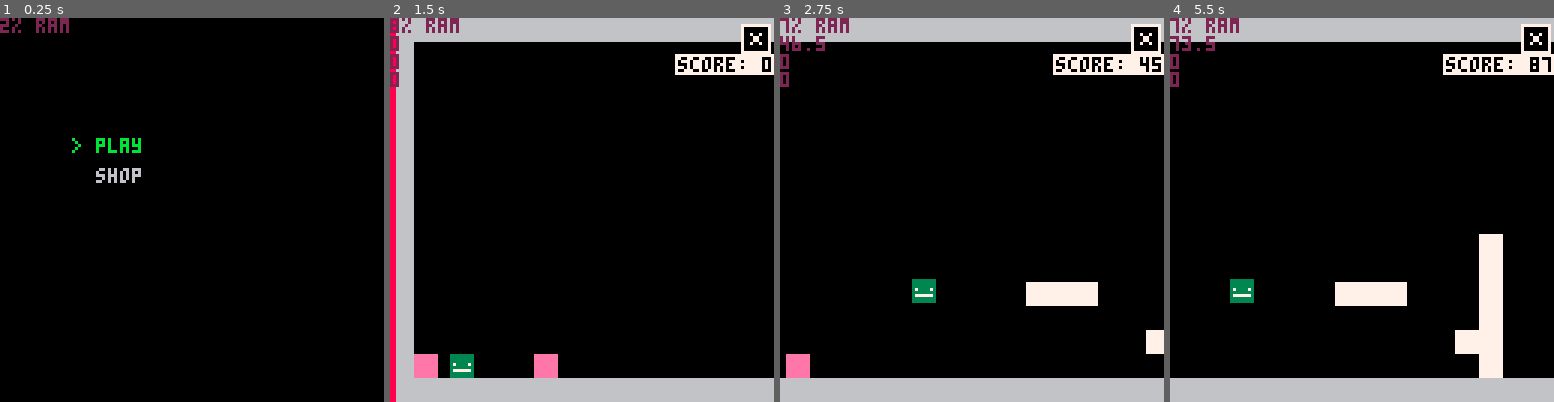
Above: before the commit, frames 1-4 (left to right).
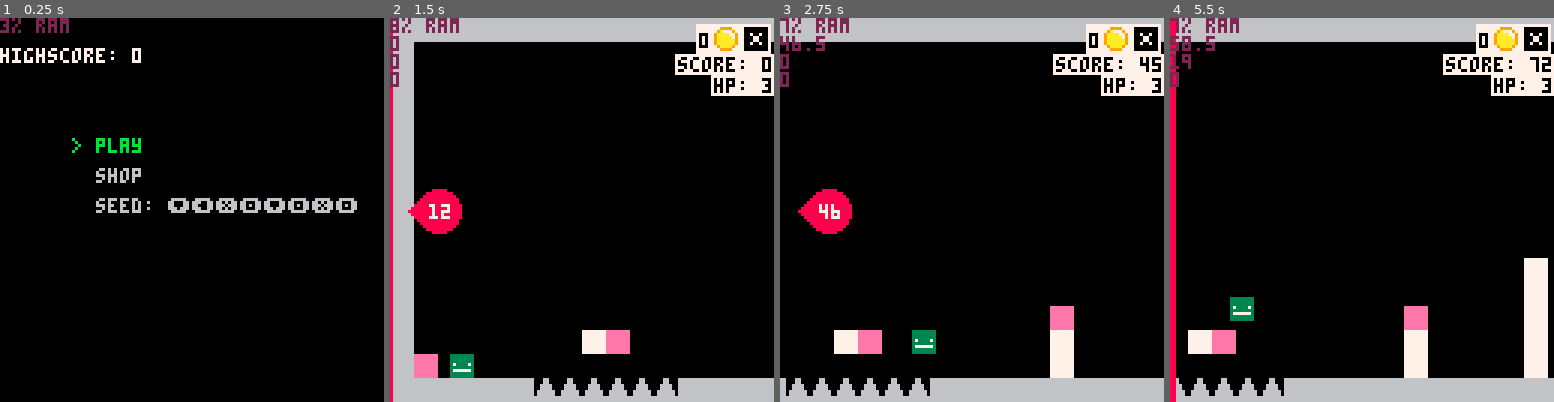
Above: after the commit, the same moments.

Repository: Bakawy/Pico_Games
Game: PICO-8 cartridge jump_game.p8
Two runs of this game, one before a commit and one after it. Both use one fixed random seed, a clock stepped at 60 frames per second and the inputs below.
Inputs:
- Up to frame 1 (0.25 s): no input
- Up to frame 2 (1.5 s): tap X (X key) at 0.33, 1.07 s; tap O (Z key) at 0.7 s
- Up to frame 3 (2.75 s): hold Right 1.6-2.1 s; tap O (Z key) at 1.7, 2.1, 2.5 s; tap X (X key) at 1.85 s; hold Up 2.15-2.42 s; hold Right from 2.47 s (still down)
- Up to frame 4 (5.5 s): tap O (Z key) every 0.4 s from 2.9 to 5.3 s; tap X (X key) at 2.97, 4.08, 5.2 s; release Right at 3.03 s; hold Left 3.08-3.58 s; hold Down 3.63-3.97 s; hold Right 4.02-4.68 s; hold Up 4.73-5.03 s; hold Left from 5.08 s (still down)

The runs differ from the first frame. In frame 1, 2.1% of the frame differs, in the area x 0-93%, y 1-51%; in frame 2, 5.5%; in frame 3, 8.2%; in frame 4, 12%, in the area x 0-100%, y 0-100%.

Commit message:
more stuff

Diff:
--- a/jump_game.p8
+++ b/jump_game.p8
@@ -2,7 +2,7 @@
 version 42
 __lua__
 --[[ core functions
-Sprite flags
+Sprite flags ⬅️⬆️⬇️➡️🅾️❎
 0 - solid
 1 - grabbable
 2 - unbreakable
@@ -11,7 +11,9 @@
 5 - block tile place
 Game States
 0 - main menu
-1 - game⬆️
+1 - game
+Cart Data
+0 - highscore
 ]]
 #include scripts/jump_game/helper.lua
 #include scripts/jump_game/game.lua
@@ -219,7 +221,7 @@
 
 
 __gff__
-000000000000000000000000000000000303030303030303030303000000000000000000000000000000000000000000090d3c0d3434343424240d000000000000000000000000000000000000000000000000000000000000000000000000000300000000000000000000000000000000000000000000000000000000000000
+000000000000000000000000000000000303030303030303030303030300000000000000000000000000000000000000090d2c0d3c3c34342c2c0d000000000000000000000000000000000000000000000000000000000000000000000000000300000000000000000000000000000000000000000000000000000000000000
 0000000000000000000000000000000000000000000000000000000000000000000000000000000000000000000000000000000000000000000000000000000000000000000000000000000000000000000000000000000000000000000000000000000000000000000000000000000000000000000000000000000000000000
 __map__
 0000000000000000000000000000000000000000000000000000000000000000000000000000000000000000000000000000000000000000000000000000000000000000000000000000000000000000000000000000000000000000000000000000000000000000000000000000000000000000000000000000000000000000
@@ -238,7 +240,7 @@
 0000000000000000000000000000000000000000000000000000000000000000000000000000000000000000000000000000000000000000000000000000000000000000000000000000000000000000000000000000000000000000000000000000000000000000000000000000000000000000000000000000000000000000
 0000000000000000000000000000000000000000000000000000000000000000000000000000000000000000000000000000000000000000000000000000000000000000000000000000000000000000000000000000000000000000000000000000000000000000000000000000000000000000000000000000000000000000
 0000000000000000000000000000000000000000000000000000000000000000000000000000000000000000000000000000000000000000000000000000000000000000000000000000000000000000000000000000000000000000000000000000000000000000000000000000000000000000000000000000000000000000
-3131313131313131313131313131313131313131313131313131313131313131313131313131313131313131313131313131313131313131313131313131313131313131313131313131000000000000000000000000000000000000000000000000000000000000000000000000000000000000000000000000000000000000
+3131313131313131313131313131313131313131313131313131313131313131313131313131313131313131313131313131313131313131313131313131313131313131000000000000000000000000000000000000000000000000000000000000000000000000000000000000000000000000000000000000000000000000
 0000000000000031310000000000000000000000000000313100000000000000000000000000000000000000000000000000000000000000000000000000000000000000000000000000000000000000000000000000000000000000000000000000000000000000000000000000000000000000000000000000000000000000
 0000000000000031310000000000000000000000000000313100000000000000000000000000000000000000000000000000000000000000000000000000000000000000000000000000000000000000000000000000000000000000000000000000000000000000000000000000000000000000000000000000000000000000
 0000000000000031313030003000300030303000303030313100000000000000000000000000000000000000000000000000000000000000000000000000000000000000000000000000000000000000000000000000000000000000000000000000000000000000000000000000000000000000000000000000000000000000
@@ -247,10 +249,10 @@
 0000000000000031310030003000300030003000300000313100000000000000000000000000000000000000000000000000000000000000000000000000000000000000000000000000000000000000000000000000000000000000000000000000000000000000000000000000000000000000000000000000000000000000
 0000000000000031313030003000300030303000300000313100000000000000000000000000000000000000000000000000000000000000000000000000000000000000000000000000000000000000000000000000000000000000000000000000000000000000000000000000000000000000000000000000000000000000
 0000000000000031310000000000000000000000000000313100000000000000000000000000000000000000000000000000000000000000000000000000000000000000000000000000000000000000000000000000000000000000000000000000000000000000000000000000000000000000000000000000000000000000
-0000000000000031310000000000000000000000000000313100000000000000000000000000000000000000000000000000000000000000000000000000000000003000000000000000000000000000000000000000000000000000000000000000000000000000000000000000000000000000000000000000000000000000
-0000000000000031310000000000000000000000000000313100000000000000000000300000000000000000000000000000000000000000000000000000000000003000000000000000000000000000000000000000000000000000000000000000000000000000000000000000000000000000000000000000000000000000
-0000000000000031310000000000000000000000000000313100000000000000000000300000000000000000000000000000000000000000000000003030300000003000000000000000000000000000000000000000000000000000000000000000000000000000000000000000000000000000000000000000000000000000
-0000000038390031310038390000000000000000000000313100000000000000300000300000000000000000000000000000000000000000000000000000000000003000000000000000000000000000000000000000000000000000000000000000000000000000000000000000000000000000000000000000000000000000
-0000000034350031310034350000000000000000000000313100000000000000300000300000000000303000000000000000000000000000000000000000000000303000000000000000000000000000000000000000000000000000000000000000000000000000000000000000000000000000000000000000000000000000
-0000000036370031310036370000000000000000000000313110000000700000300000307170000000000000000000717000100000717000000000000000000000003071700050000071000000000000000000000000000000000000000000000000000000000000000000000000000000000000000000000000000000000000
-3131313131313131313131313131313131313131313131313131313131313131313131313131313a3a3a3a3a3a3131313131313131313131313131313131313131313131313131313131000000000000000000000000000000000000000000000000000000000000000000000000000000000000000000000000000000000000
+0000000000000031310000000000000000000000000000313100000000000000000000000000000000000000000000000000000030000000000000000000000000000000000000000000000000000000000000000000000000000000000000000000000000000000000000000000000000000000000000000000000000000000
+0000000000000031310000000000000000000000000000313100000000000000000000300000000000000000000000000000000030000000000000000000000000000000000000000000000000000000000000000000000000000000000000000000000000000000000000000000000000000000000000000000000000000000
+0000000000000031310000000000000000000000000000313100000000000000000000300000000000000000000030303000000030000000000000000000000000000000000000000000000000000000000000000000000000000000000000000000000000000000000000000000000000000000000000000000000000000000
+0000000038390031310038390000000000000000000000313100000000003000000000300000000000000000000000000000000030000000000000000000000000003000000000000000000000000000000000000000000000000000000000000000000000000000000000000000000000000000000000000000000000000000
+0000000034350031311c34350000000000000000000000313100000000003000000000300000000030300000000000000000003030000000000000000000000000003000000000000000000000000000000000000000000000000000000000000000000000000000000000000000000000000000000000000000000000000000
+0000000036370031311b36370000000000000000000000313110000000703000000000307170000000000000717000000000000030717050717000000000000000003071000000000000000000000000000000000000000000000000000000000000000000000000000000000000000000000000000000000000000000000000
+31313131313131313131313131313131313131313131313131313131313131313131313131313a3a3a3a3a3a31313131313131313131313131313a3a3a31313a3a3a3131000000000000000000000000000000000000000000000000000000000000000000000000000000000000000000000000000000000000000000000000
--- a/scripts/jump_game/enemy.lua
+++ b/scripts/jump_game/enemy.lua
@@ -29,7 +29,7 @@
 		for tile in all(thrown_tiles) do
 			if is_collide(x, y, tile.x, tile.y) then
 			local direction = atan2(x - tile.x, -abs(y - tile.y))
-			dead = {cos(direction), sin(direction)}
+			dead = {cos(direction), sin(direction), tile.from_player}
 
 			if tile.id == 25 and tile.from_player then
 				dead = "dont show"
@@ -80,6 +80,19 @@
 					sprite_id=e.id + 16,
 				}))
 			end
+
+			if e.dead[3] or e.dead == "dont show" then
+				player.money += 1
+				add(particles, Particles:new({
+					x=e.x,
+					y=e.y,
+					y_velocity=-2,
+					y_acceleration=2/15,
+					frames=15,
+					sprite_id=65,
+				}))
+			end
+
 			deli(enemies, i)
 		end
 	end
--- a/scripts/jump_game/environment.lua
+++ b/scripts/jump_game/environment.lua
@@ -23,6 +23,7 @@
 end
 
 function generate_level() --chunks must be on the same column
+	srand(seed..level)
 	local chunks = get_chunks()
 	local last_chunk = 0
 	copy_map(24, 16, 0, 0, 5, 16)
@@ -43,7 +44,26 @@
 			end
 			break
 		end
+		for i=0,randint(0, min(7, end_x - (map_x + chunk.w))) do
+			mset(map_x, 0, 49)
+			mset(map_x, 15, 49)
+			map_x += 1
+		end
 		copy_map(chunk.x, chunk.y, map_x, 0, chunk.w, 16)
+		if rnd(1) < 0.5 then -- add block
+			local box_spots = {}
+			for x=map_x, map_x + chunk.w do
+				for y=1, 15 do
+					if mget(x, y) == 48 and mget(x, y - 1) == 0 then
+						add(box_spots, {x=x, y=y})
+					end
+				end
+			end
+			if #box_spots > 0 then
+				local spot = rnd(box_spots)
+				mset(spot.x, spot.y, 16)
+			end
+		end
 		map_x += chunk.w
 	end
 	copy_map(0, 16, map_x, 0, 8, 16)
@@ -83,6 +103,16 @@
 function draw_shop()
 	rect(103, 103, 120, 120, 4)
 	print("\#1\f4\-hstorage", 98, 96)
+	print("\#0\f7\-hseed: "..num_to_inputs(seed), 8, 66)
+
+	for sale in all(shop_sales) do
+		local id = mget(sale.x, sale.y)
+		local cx, cy = sale.x * 8 + 4, sale.y * 8 + 4
+		local text = ""..box_price_table[id]
+		local text_len = 4 * #text
+		print(text, cx - (text_len + 8)/2, cy - 12, 7)
+		spr(65, cx - (text_len + 8)/2 + 4 * #text, cy - 14)
+	end
 end
 
 function update_death_wall()
@@ -90,11 +120,23 @@
 	death_wall.speed = min(death_wall.speed + death_wall.acceleration, death_wall.max_speed)
 	death_wall.x = min(death_wall.x + death_wall.speed, 976)
 
-	if player.x + 4 < death_wall.x then
-		run()
+	if player.invulnerable <= 0 then
+		if player.x - 4 < death_wall.x and player.health > 1 then
+			player:damage(0.2)
+			player.health -= 1
+			death_wall.acceleration = death_wall.max_speed/(60 * 3)
+			death_wall.speed *= 0.5
+			if player.x + 4 < death_wall.x then
+				player.x = death_wall.x - 4
+			end
+		elseif player.x + 4 < death_wall.x then
+			dset(0, flr(highscore))
+			run()
+		end
 	end
+
 	for enemy in all(enemies) do
-		if enemy.x + 4 < death_wall.x then
+		if enemy.x - 4 < death_wall.x then
 			enemy.dead = {1, -1}
 		end
 	end
--- a/scripts/jump_game/game.lua
+++ b/scripts/jump_game/game.lua
@@ -16,9 +16,10 @@
 
 	gravity = 0.3
 	if player then
-		player = Player:new({x=24, y=119, grabbing=player.grabbing, stored_tile=player.stored_tile})
+		player.x = 24
+		player.y = 116
 	else
-		player = Player:new({x=24, y=119})
+		player = Player:new({x=24, y=116})
 	end
 	game_state = type + 1
 	thrown_tiles = {}
@@ -32,10 +33,10 @@
 		generate_level()
 		spawn_enemies()
 
-		local max_speed = 1.25
+		local max_speed = min(1.15 + (0.02 * level), 1.5)
 		local ease_time = 12 --in seconds
 		death_wall = {
-			x = 0,
+			x = -16,
 			speed = 0,
 			acceleration = max_speed/(60*ease_time),
 			max_speed = max_speed
@@ -44,7 +45,12 @@
 		level += 1
 		update_score()
 		copy_map(8, 16, 0, 0, 16, 16)
-		mset(7, 14, randint(17, 26))
+		mset(6, 14, randint(17, 28))
+		mset(9, 14, randint(17, 28))
+		shop_sales = {
+			{x=6, y=14},
+			{x=9, y=14},
+		}
 	end
 end
 
@@ -72,8 +78,27 @@
 	--score
 	local text = "score: "..flr(score)
 	print("\#7\f0\-h"..text, 128 - 4 * #text - 1, 13)
+	--health
+	text = "hp: "..player.health
+	print("\#7\f0\-h"..text, 128 - 4 * #text - 1, 20)
+	--money
+	text = ""..player.money
+	rectfill(106 - #text * 4, 2, 116, 11, 7)
+	spr(65, 108, 3)
+	print(text, 107 - #text * 4, 5, 0)
+	--deathwall indicator
+	if death_wall then
+		if death_wall.x < screen_left then
+			circfill(16, 64, 7, 8)
+			spr(114, 5, 57)
+			spr(114, 5, 64, 1, 1, false, true)
+			local text = ""..flr(screen_left - death_wall.x)
+			print(text, 16 - 2 * #text + 1, 62, 7)
+		end
+	end
 end
 
 function update_score()
 	score = max(1024 * level + screen_left, score)
+	highscore = max(score, highscore)
 end
--- a/scripts/jump_game/helper.lua
+++ b/scripts/jump_game/helper.lua
@@ -179,10 +179,10 @@
 		if dir ~= "d" then if fget(mget(tx, ty + 1), 3) and fget(mget(tx, ty + 1), 0) then return true end end
 		if dir ~= "u" then if fget(mget(tx, ty - 1), 3) and fget(mget(tx, ty - 1), 0) then return true end end
 	end
-	if dir ~= "r" then if is_anchored(tx + 1, ty, "l") then return true end end
-	if dir ~= "l" then if is_anchored(tx - 1, ty, "r") then return true end end
+	--if dir ~= "r" then if is_anchored(tx + 1, ty, "l") then return true end end
+	--if dir ~= "l" then if is_anchored(tx - 1, ty, "r") then return true end end
 	if dir ~= "d" then if is_anchored(tx, ty + 1, "u") then return true end end
-	if dir ~= "u" then if is_anchored(tx, ty - 1, "d") then return true end end
+	--if dir ~= "u" then if is_anchored(tx, ty - 1, "d") then return true end end
 	return false
 end
 
@@ -227,3 +227,20 @@
     end
   end
 end
+
+function num_to_inputs(num)
+	local output = ""
+	local input_table = {
+		[0] = "⬅️",
+		[1] = "➡️",
+		[2] = "⬆️",
+		[3] = "⬇️",
+		[4] = "🅾️",
+		[5] = "❎",
+	}
+	for i=1,#num do
+    	char = sub(num, i, i)
+    	output ..= input_table[tonum(char)]
+	end
+	return output
+end
--- a/scripts/jump_game/main.lua
+++ b/scripts/jump_game/main.lua
@@ -1,6 +1,7 @@
 _G = _ENV
 function _init()
 	poke(0x5f5c, 255)
+	cartdata("jump_game")
 	U=2
     D=3
     L=0
@@ -10,7 +11,12 @@
 	water_tile_radius = 24
 	screen_left = 0
 	score = 0
+	highscore = dget(0)
 	level = 0
+	seed = ""
+	for i=1,8 do
+		seed ..= tostr(randint(0,5))
+	end
 
 	init_menu()
 
--- a/scripts/jump_game/menu.lua
+++ b/scripts/jump_game/menu.lua
@@ -1,6 +1,6 @@
 function init_menu()
-	menu_items = {"play", "shop"}
-    menu_text = {}
+	menu_items = {"play", "shop", "seed"}
+    menu_text = {"highscore: "..highscore}
     camera()
     selected = 1
     disableinput = 30
@@ -8,7 +8,17 @@
 end
 
 function update_menu()
-    if disableinput > 0 then disableinput -= 1 end
+    if selected == "seed input" then
+        for i=0, 5 do
+            if btnp(i) then
+                seed ..= i
+                break
+            end
+        end
+        if #seed >= 8 then selected = 1 end
+        return
+    end
+
     if btnp(2) then -- up
         selected -= 1
     elseif btnp(3) then -- down
@@ -18,11 +28,14 @@
     if selected < 1 then selected = #menu_items end
     if selected > #menu_items then selected = 1 end
 
-    if (btnp(4) or btnp(5)) and disableinput <= 0 then
+    if (btnp(4) or btnp(5)) then
         if menu_items[selected] == "play" then
             init_game(0)
         elseif menu_items[selected] == "shop" then
             init_game(1)
+        elseif menu_items[selected] == "seed" then
+            selected = "seed input"
+            seed = ""
         end
     end
 end
@@ -33,6 +46,9 @@
     end
 
     for i, item in ipairs(menu_items) do
+        if item == "seed" then
+            item = "seed: "..num_to_inputs(seed)
+        end
         local y = 30 + i * 10
         local x = 32
         if i == selected then
--- a/scripts/jump_game/player.lua
+++ b/scripts/jump_game/player.lua
@@ -15,6 +15,8 @@
 	stored_tile = -1,
 	status = {}, --speed: speed multiplier,
 	throwing = nil,
+	health = 3,
+	money = 0,
 	move = function(_ENV)
 		local frict = 1.5
 		local max_cayote_time = 5
@@ -140,7 +142,7 @@
 			line(x, y - 8, hook.x, hook.y, 7)
 		end
 		if throwing then
-			local throw_power = 1 * 3 + throwing/100
+			local throw_power = 2 + 2 * throwing/100
 			local throw_angle = 0.125
 			throw_angle = facing == L and 0.5 - throw_angle or throw_angle
 			local xv = throw_power * cos(throw_angle)
@@ -174,10 +176,10 @@
 			attached = false
 		}
 	end,
-	damage = function(_ENV)
+	damage = function(_ENV, direction, magnitude)
 		if invulnerable > 0 then return end
-		local direction = 0.375
-		local magnitude = 5
+		direction = direction and direction or 0.375
+		magnitude = magnitude and magnitude or 5
 		x_velocity += cos(direction) * magnitude
 		y_velocity += sin(direction) * magnitude
 		hitstun = 10
@@ -263,8 +265,26 @@
 					grabbing=tile_id
 					update_surrounding(tx,ty)
 				end
+
+				if game_state == 2 then
+					for sale in all(shop_sales) do
+						if sale.x == tx and sale.y == ty then
+							if money >= box_price_table[grabbing] then
+								money -= box_price_table[grabbing]
+								del(shop_sales, sale)
+							else
+								mset(tx,ty,grabbing)
+								grabbing = -1
+							end
+						end
+					end
+				end
 			elseif btn(D) and grabbing != -1 then
-				spawn_thrown_tile(grabbing, x, y - 8, 1, 0.75, false)
+				spawn_thrown_tile(grabbing, x, y - 8, 1, 0.75)
+				if grabbing == 25 then
+					thrown_tiles[#thrown_tiles].move = normal_move
+				end
+
 				y_velocity = - jump_strength * (grabbing == 19 and 1.25 or 1)
 				grabbing = -1
 				if grappling then
@@ -275,7 +295,7 @@
 				if grabbing == 18 then
 					if not hook then
 						fire_grapple(_ENV)
-						grabbing = 16
+						if game_state != 2 then grabbing = 16 end
 					else
 						grappling = false
 						hook = nil
@@ -283,6 +303,9 @@
 				elseif grabbing == 22 then
 					local speed = 15
 					x_velocity += speed * (facing == R and 1 or -1)
+					if game_state != 2 then grabbing = 16 end
+				elseif grabbing == 28 then
+					health += 1
 					grabbing = 16
 				end
 			elseif grabbing != -1 then
@@ -301,7 +324,7 @@
 		end
 	end,
 	normal_throw = function(_ENV)
-		local throw_power = 1 * 3 + throwing/100
+		local throw_power = 2 + 2 * throwing/100
 		local throw_angle  = 0.125
 
 		spawn_thrown_tile(grabbing, x, y - 8, throw_power, facing == L and 0.5 - throw_angle or throw_angle)
--- a/scripts/jump_game/tile.lua
+++ b/scripts/jump_game/tile.lua
@@ -1,3 +1,17 @@
+box_price_table = {
+	[17] = 2,
+	[18] = 2,
+	[19] = 2,
+	[20] = 2,
+	[21] = 2,
+	[22] = 2,
+	[23] = 2,
+	[24] = 2,
+	[25] = 2,
+	[26] = 2,
+	[27] = 2,
+	[28] = 2,
+}
 function normal_hit_floor(self)
 	self.y_velocity = 0
 	local tx, ty = coordinate_to_tile(self.x, self.y)
@@ -8,11 +22,6 @@
 	self.dead = true
 end
 
-function bomb_hit_floor(self)
-	self.dead = true
-	explode(self.x, self.y, self.explosion_size)
-end
-
 function spring_hit_floor(self)
 	self.y_velocity *= -0.4
 	self.x_velocity *= 0.4
@@ -34,7 +43,7 @@
 	local dir = nearest_axis(self.x) -- -1 left, +1 right
 	local tx2 = coordinate_to_tile(self.x + dir*tile_size, self.y)
 	if not fget(mget(tx, ty + 1), 0) then tx = tx2 end
-	place_tile(tx, ty, 51)
+	place_tile(tx, ty, game_state == 2 and 23 or 51)
 
 	for i=ty-1,0,-1 do
 		local id=mget(tx, i)
@@ -55,6 +64,16 @@
 	self.target_cd = 0
 end
 
+function lootbox_hit_floor(self)
+	if not self.from_player then
+		normal_hit_floor(self)
+		return
+	end
+	self.dead = true
+	spawn_thrown_tile(randint(17, 28), self.x, self.y, 1.5, 0.125, false)
+	spawn_thrown_tile(randint(17, 28), self.x, self.y, 1.5, 0.375, false)
+end
+
 function normal_hit_wall(self)
 	self.x_velocity = 0
 end
@@ -71,6 +90,11 @@
 function bomb_hit_wall(self)
 	explode(self.x, self.y, self.explosion_size)
 	self.dead = true
+	if game_state == 2 then
+		local mx, my = coordinate_to_tile(self.x, self.y)
+		place_tile(mx, my, self.id)
+		update_map_tile(mx, my)
+	end
 end
 
 function normal_hit_ceiling(self)
@@ -93,7 +117,7 @@
 end
 
 function lasso_effect(self)
-	if not self.from_player then return end
+	if self.move == normal_move then return end
 	line(player.x, player.y, self.x, self.y, 4)
 end
 
@@ -202,6 +226,11 @@
 	life -= 20/1200
 	if life <= 0 then
 		dead = true
+		if game_state == 2 then
+			local mx, my = coordinate_to_tile(self.x, self.y)
+			place_tile(mx, my, self.id)
+			update_map_tile(mx, my)
+		end
 		return
 	end
 	if abs(target_x - x) > 2 then
@@ -259,7 +288,7 @@
 	hit_ceiling=normal_hit_ceiling,
 })
 tile_behaviors = {
-    [17] = {hit_floor=bomb_hit_floor, explosion_size=20, hit_wall=bomb_hit_wall},
+    [17] = {hit_floor=bomb_hit_wall, explosion_size=20, hit_wall=bomb_hit_wall, hit_ceiling=bomb_hit_wall},
 	[19] = {hit_floor=spring_hit_floor},
 	[20] = {hit_wall=sticky_hit_wall, hit_ceiling=sticky_hit_ceiling},
 	[22] = {hit_floor=dash_hit_floor, hit_wall=sticky_hit_wall},
@@ -267,6 +296,7 @@
 	[24] = {draw_effect=water_effect},
 	[25] = {move=lasso_move, draw_effect=lasso_effect},
 	[26] = {hit_floor=clone_hit_floor},
+	[27] = {hit_floor=lootbox_hit_floor},
 }
 
 function spawn_thrown_tile(id, x, y, velocity, direction, from_player)
@@ -398,8 +428,16 @@
 
 function place_tile(x, y, id)
 	if y > 15 then return end
+	if game_state == 2 then
+		for sale in all(shop_sales) do
+			if x == sale.x and y == sale.y then
+				return
+			end
+		end
+	end
+
 	local cx, cy = x * 8 + 4, y * 8 + 4
-	if fget(mget(x, y), 5) and id != 0 then
+	if fget(mget(x, y), 5) and id != 0 and mget(x, y) != id then
 		spawn_thrown_tile(id, cx, cy, 2, rnd(0.5), false)
 	else
 		mset(x, y, id)
Not shown, changed: 23 lines of the sprite sheet (__gfx__) section of jump_game.p8
Not shown, changed: .DS_Store
Not shown, added: enemy concepts.kra
Not shown, added: enemy concepts.kra~
Not shown, added: enemy concepts.png
Not shown, changed: pages/jump_game_new.js
Not shown, changed: scripts/.DS_Store
